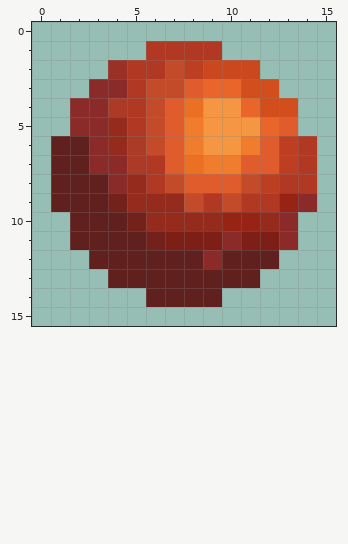
Pixel-art sprite: assets/minecraft/textures/custom/hot_cannonball.png. The first picture shows the starting point.
The file is 16x16 pixels. Colours within 5 levels of each other are drawn and written as one.
After the commit:
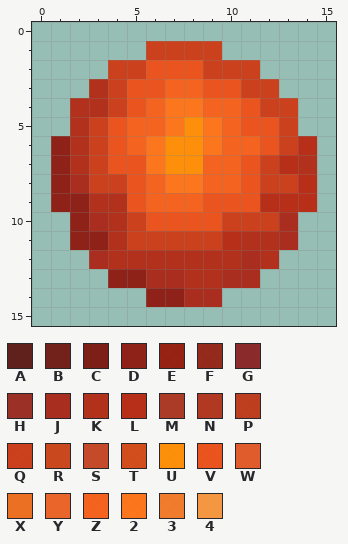
Palette (. is transparent): A #5f1d1af9  B #721d17f9  C #7c1b12f9  D #8e1e15f9  E #961f10f9  F #942719f9  G #8a2727f9  H #9a2d23f9  J #a92b1cf9  K #b22e18f9  L #b92c15f9  M #ab3824f9  N #b2361ff9  P #be3b1cf9  Q #cc3d19f9  R #cc451af9  S #c54827f9  T #d34b18f9  U #ff8e06f9  V #ec511af9  W #e25a2af9  X #ed6e1ff9  Y #ec6326f9  Z #f6611cf9  2 #fe741af9  3 #f27a2af9  4 #f7963ff9
Message: improve golden/hot cannonballs
The edit:
Changed rows in their new state; - is an unchanged pixel.
first column x 1:
 1 -----QQQQ-----
 2 ---QQVVVQQQ---
 3 --KQVVZZVVQQ--
 4 -KKQVZ22ZZVQQ-
 5 -KQVZZ2U2ZVVQ-
 6 DKQVZ2UU2ZZVQL
 7 DKQVV2UUZZVQLK
 8 DJQQVZ22ZZVQQL
 9 DDKKVZZZVVVLLL
10 -DJKQVVVVQQQJ-
11 -DDKQQQQQLKKJ-
12 --JKKKKKKKJK--
13 ---DDJJKKJJ---
14 -----DDJJ-----
Pixel boxes of the changes (left, top, right, bottom) in both pictures:
changed: (51, 41, 317, 307)
